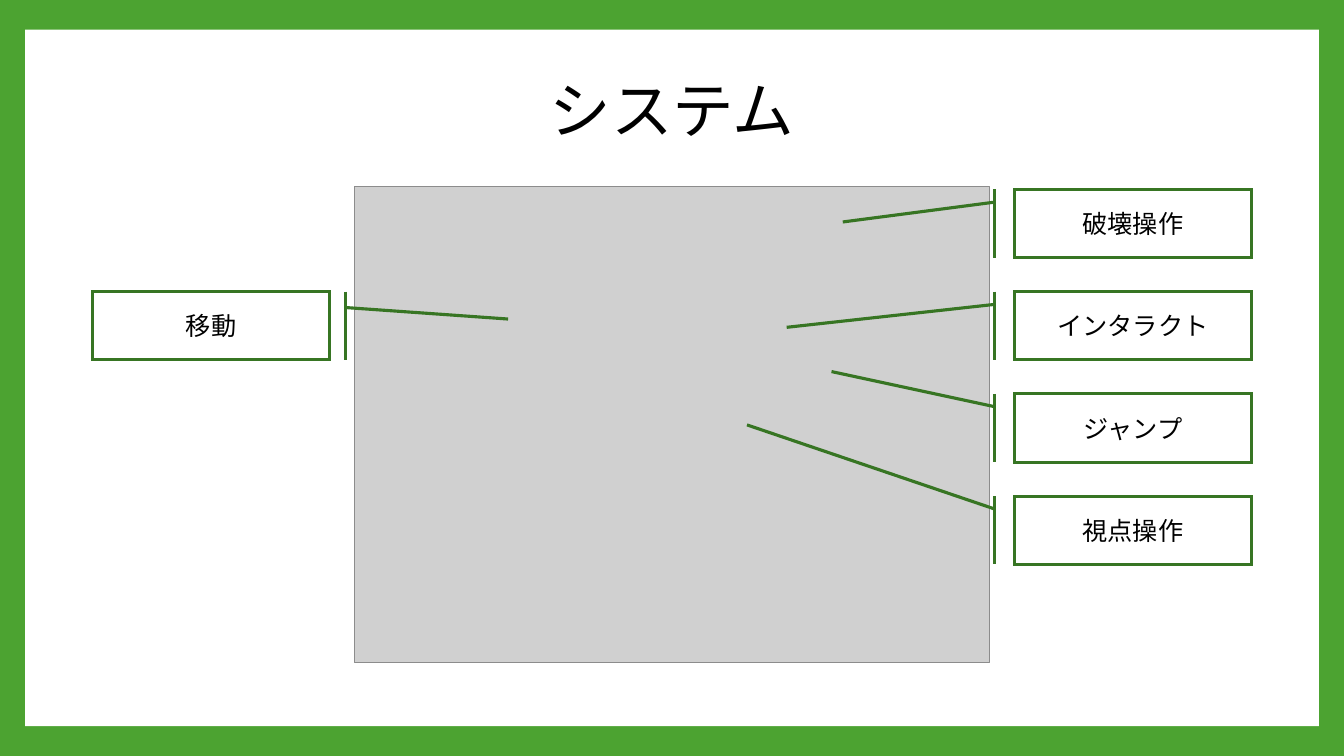
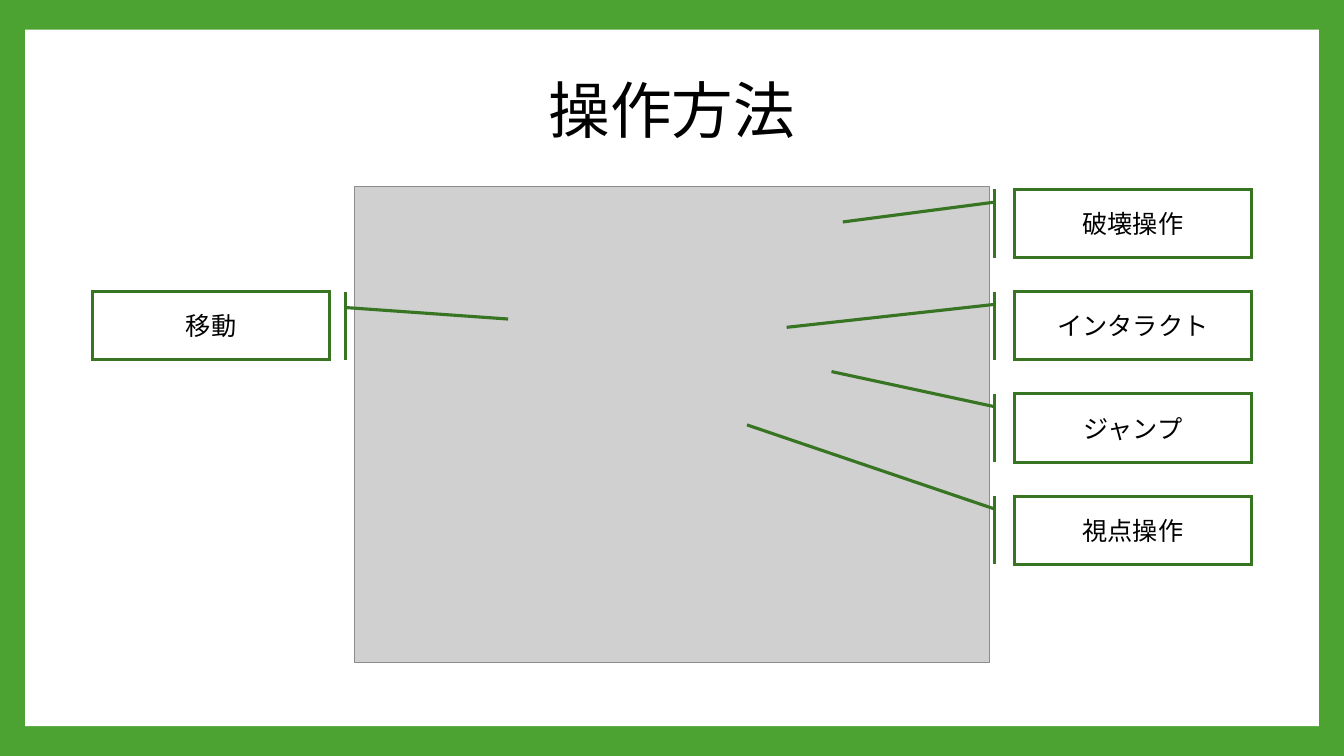
Before and after one commit to A23019/GC_A3_1, a slide deck: slide 14 of 企画/PowerPoint/REBASE_企画書.pptx (slide 13 before the commit). Drawn at 1344x756 pixels with LibreOffice and Linux fonts; fonts in the diff are those of the drawing; grey boxes stand for pictures; background and template pictures are left out. Boxes give left, top, right and bottom in pixels: in the first picture for what was removed or moved away, otherwise in the second. Text is boxed around its words. In the diff, an @@ line names an element or a change of style, - is before the commit and + after.

```diff
--- a/企画/PowerPoint/REBASE_企画書.pptx
+++ b/企画/PowerPoint/REBASE_企画書.pptx
@@ title at [549,81,795,138]: text changed @@
-システム
+操作方法
```
Also in this commit, not shown: 12 other slides changed, 3 slides added, 2 slides removed.
